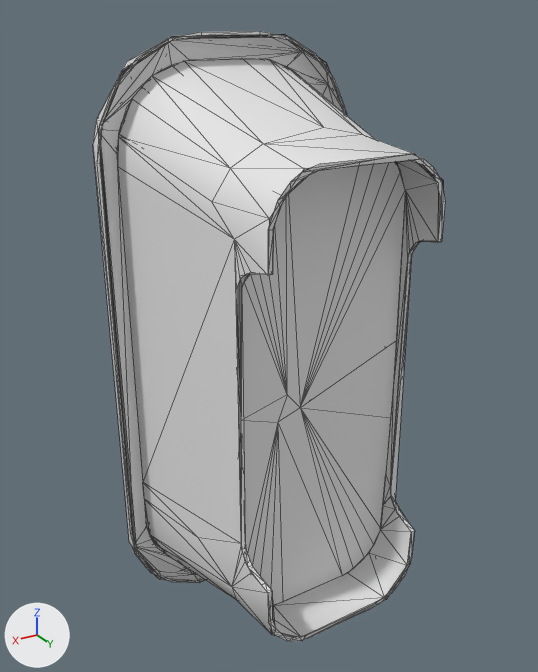
Two versions of the OBJ model datasets/ModelNet9/bathtub/train/bathtub_0015.obj, one commit apart.
Camera for both pictures: a camera (50 mm lens) standing at (0.569, 0.901, 0.522) and looking at (0.008, -0.033, 0.055). Lighting does not change. The marker at lower left points along +X, +Y and +Z. Mesh edges are drawn as thin lines. Where no turn or scale is listed for an object, it has been applied to the vertices. Vertices at the same position are counted once.

The first picture shows 'bathtub_0015'.
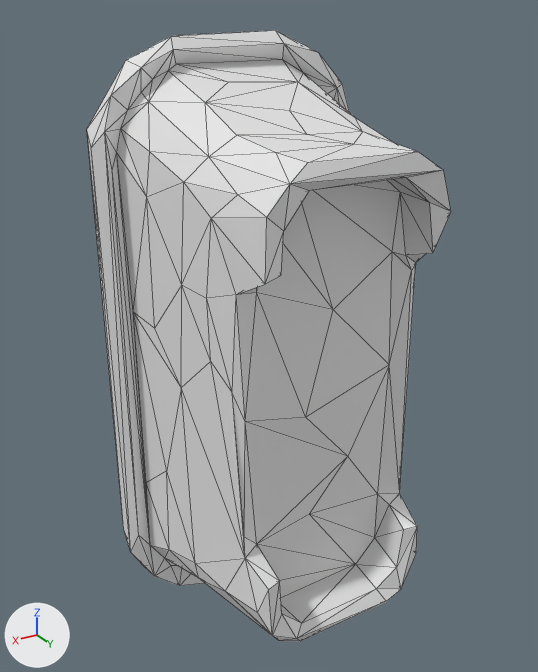
Where the change shows, as pixel boxes [x1, y1, x2, y2] in the pictures (538 x 672 px):
'bathtub_0015', reshaped: before [93, 31, 445, 642]; after [87, 30, 451, 642]
part 1 of me_bathtub_0015, rebuilt (12% wider): before [118, 58, 444, 641]; after [87, 30, 451, 642]
part 2 of me_bathtub_0015, deleted: before [93, 31, 445, 642]

The change, as a list of edits to the scene's bpy script:
```text
Change me_bathtub_0015:
    used by ob_bathtub_0015; location = (0.0, 0.0, 0.0)
    remove me_bathtub_0015.from_pydata(...)  # 431 vertices, 496 faces; spans x -0.223..0.223, y -0.182..0.18, z -0.5..0.5
    add me_bathtub_0015.from_pydata(...)  # 252 vertices, 500 faces; spans x -0.231..0.231, y -0.19..0.188, z -0.499..0.501
    me_bathtub_0015 part 1: the loose piece of 73 vertices spanning x -0.185..0.185, y -0.176..0.18, z -0.461..0.461 is rebuilt with 252 vertices and now spans x -0.231..0.231, y -0.19..0.188, z -0.499..0.501
    me_bathtub_0015 part 2: 7 loose pieces with 358 vertices, spanning x -0.223..0.223, y -0.182..0.18, z -0.5..0.5, are deleted
```
